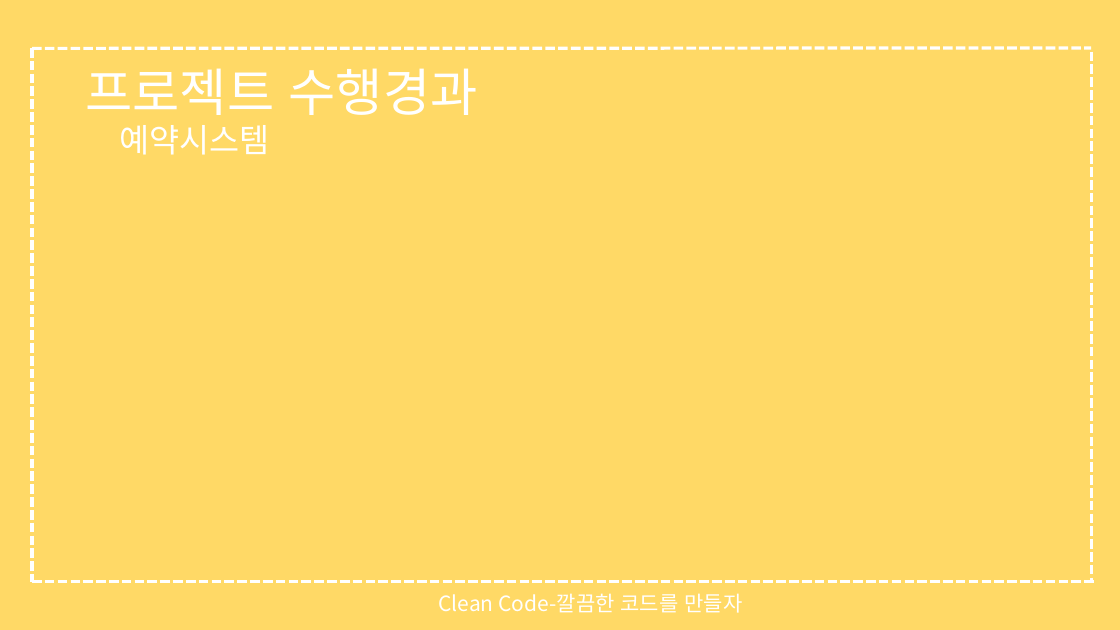
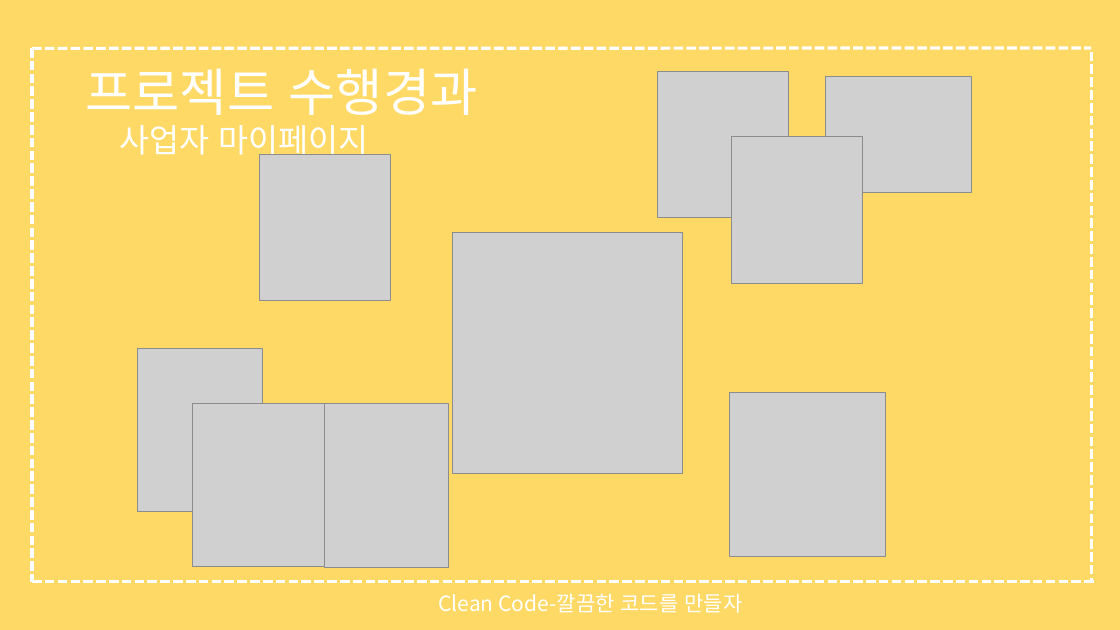
Before and after one commit to Gyu-wonOh/work, a slide deck: slide 12 of 프로젝트/종합예약 웹페이지 서비스.pptx (slide 10 before the commit). Drawn at 1120x630 pixels with LibreOffice and Linux fonts; fonts in the diff are those of the drawing; grey boxes stand for pictures. Boxes give left, top, right and bottom in pixels: in the first picture for what was removed or moved away, otherwise in the second. Text is boxed around its words. In the diff, an @@ line names an element or a change of style, - is before the commit and + after.

Commit message:
ppt

```diff
--- a/프로젝트/종합예약 웹페이지 서비스.pptx
+++ b/프로젝트/종합예약 웹페이지 서비스.pptx
@@ picture added at (x1=657, y1=71, x2=788, y2=218) @@
@@ picture added at (x1=826, y1=76, x2=972, y2=192) @@
@@ text at (x1=120, y1=125, x2=369, y2=160): text changed @@
-예약시스템
+사업자 마이페이지
@@ picture added at (x1=732, y1=137, x2=863, y2=284) @@
@@ picture added at (x1=260, y1=155, x2=390, y2=301) @@
@@ picture added at (x1=453, y1=233, x2=683, y2=474) @@
@@ picture added at (x1=138, y1=349, x2=262, y2=512) @@
@@ picture added at (x1=192, y1=403, x2=349, y2=566) @@
@@ picture added at (x1=325, y1=403, x2=449, y2=567) @@
@@ picture added at (x1=730, y1=392, x2=886, y2=556) @@
```
Also in this commit, not shown: 4 other slides changed, 2 slides added.
